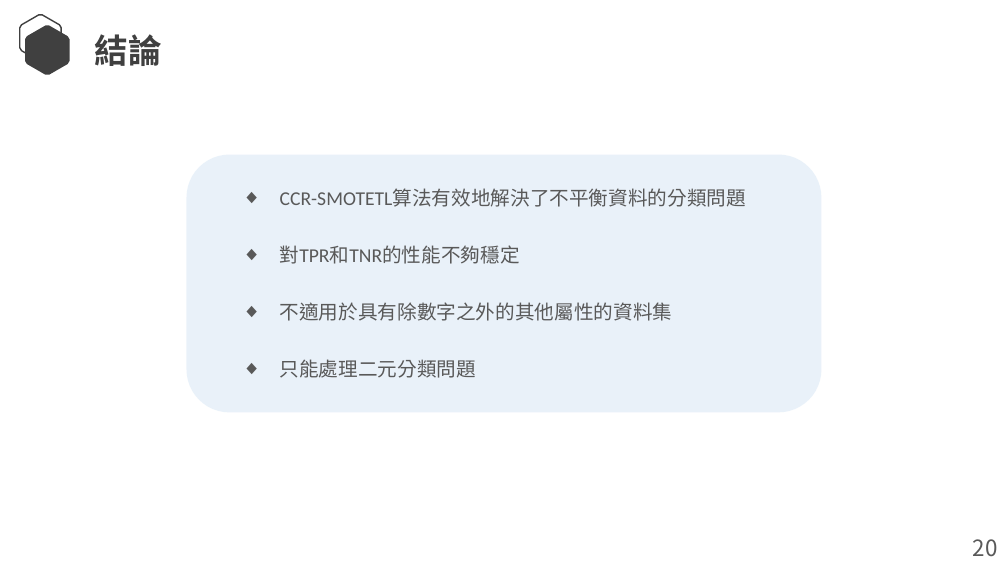
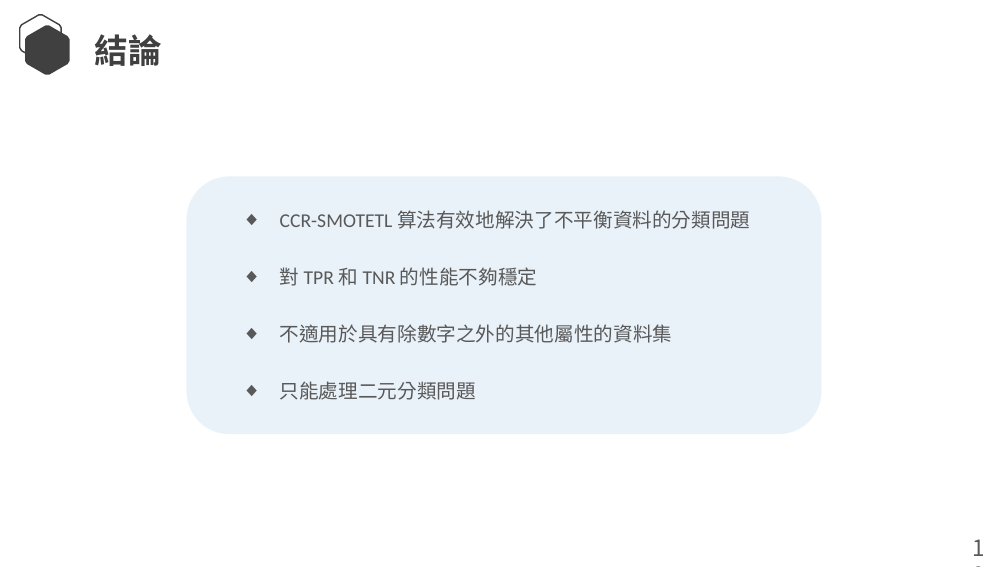
Before and after one commit to Lcwei-0708/lcwei-0708.github.io, a slide deck: slide 12 of data/paper/An Improved Unbalanced Data Classification Method Based on Hybrid Sampling Approach/An Improved Unbalanced Data Classification Method Based on Hybrid Sampling Approach.pptx. Drawn at 1008x567 pixels with LibreOffice and Linux fonts; fonts in the diff are those of the drawing. Boxes give left, top, right and bottom in pixels: in the first picture for what was removed or moved away, otherwise in the second. Text is boxed around its words. In the diff, an @@ line names an element or a change of style, - is before the commit and + after.

```diff
--- a/data/paper/An Improved Unbalanced Data Classification Method Based on Hybrid Sampling Approach/An Improved Unbalanced Data Classification Method Based on Hybrid Sampling Approach.pptx
+++ b/data/paper/An Improved Unbalanced Data Classification Method Based on Hybrid Sampling Approach/An Improved Unbalanced Data Classification Method Based on Hybrid Sampling Approach.pptx
@@ rounded rectangle: place and size @@
-rounded rectangle at [186,154,822,412]
+rounded rectangle at [186,176,822,434]
@@ text "CCR-SMOTETL 算法有效地解決了不平衡資料的分類問題": place and size @@
-text "CCR-SMOTETL 算法有效地解決了不平衡資料的分類問題" at [280,189,746,378]
+text "CCR-SMOTETL 算法有效地解決了不平衡資料的分類問題" at [280,210,750,400]
@@ text at [280,210,750,286]: spaces changed @@
-◆ CCR-SMOTETL算法有效地解決了不平衡資料的分類問題
-◆ 對TPR和TNR的性能不夠穩定
+◆ CCR-SMOTETL 算法有效地解決了不平衡資料的分類問題
+◆ 對 TPR 和 TNR 的性能不夠穩定
@@ text at [973,539,998,557]: text changed @@
-20
+10
```
Also in this commit, not shown: 11 other slides changed.
